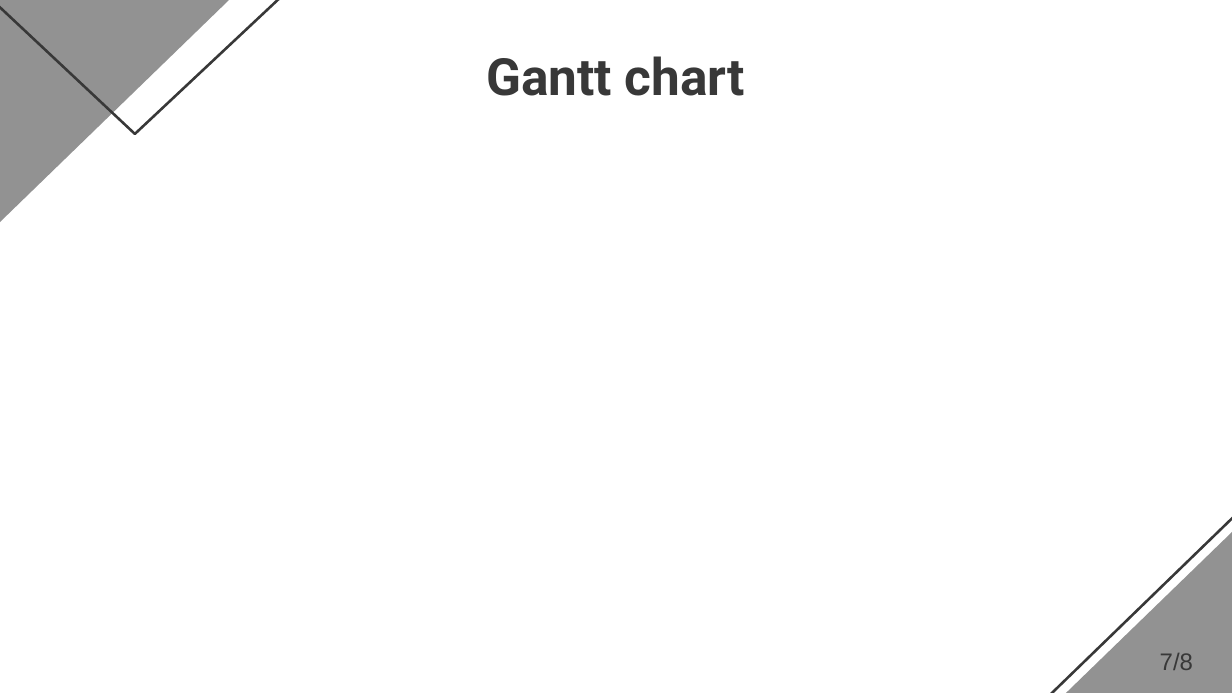
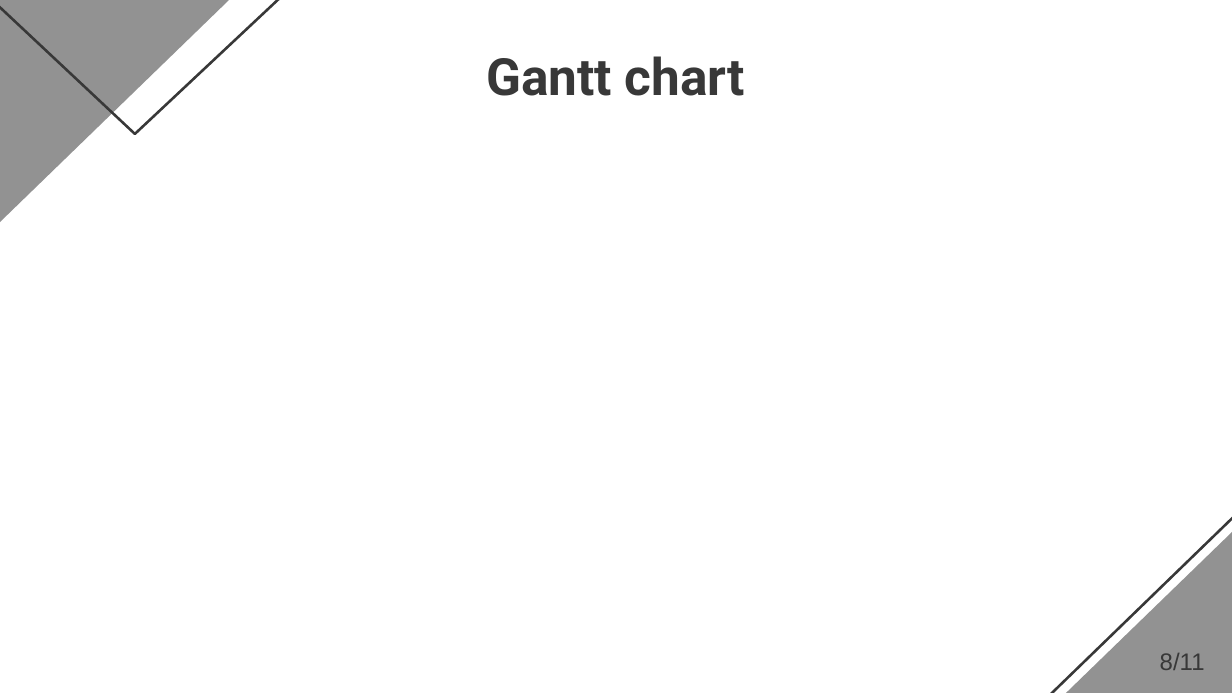
Before and after one commit to FariaXD/UnityMobileGame-FinalProject, a slide deck: slide 8 of ReportsAndOthers/Presentations/Presentation.pptx (slide 7 before the commit). Drawn at 1232x693 pixels with LibreOffice and Linux fonts; fonts in the diff are those of the drawing; background and template pictures are left out. Boxes give left, top, right and bottom in pixels: in the first picture for what was removed or moved away, otherwise in the second. Text is boxed around its words. In the diff, an @@ line names an element or a change of style, - is before the commit and + after.

```diff
--- a/ReportsAndOthers/Presentations/Presentation.pptx
+++ b/ReportsAndOthers/Presentations/Presentation.pptx
@@ text at (1160,653,1205,670): text changed @@
-7/8
+8/11
```
Also in this commit, not shown: 7 other slides changed, 1 slide added, 12 other files.
